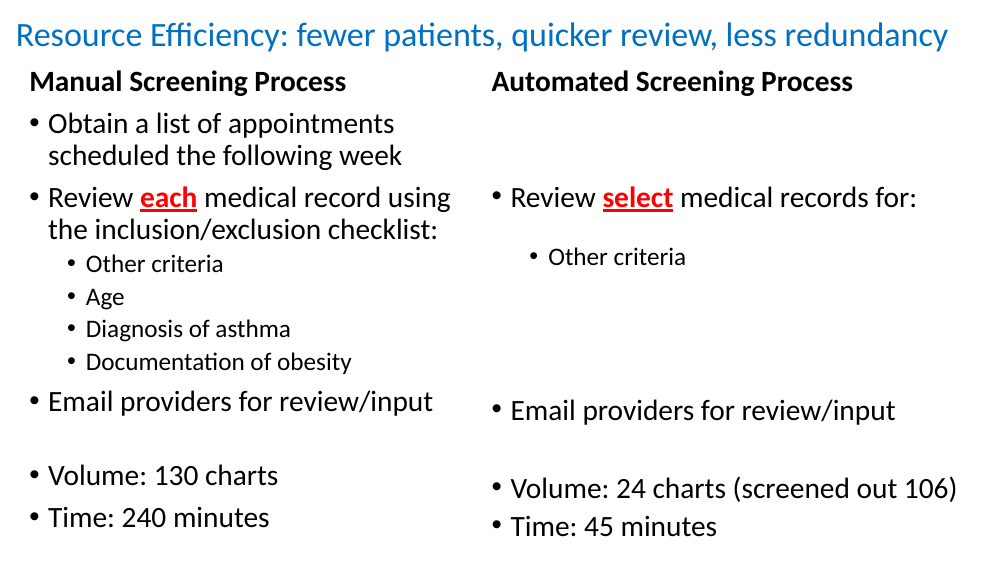
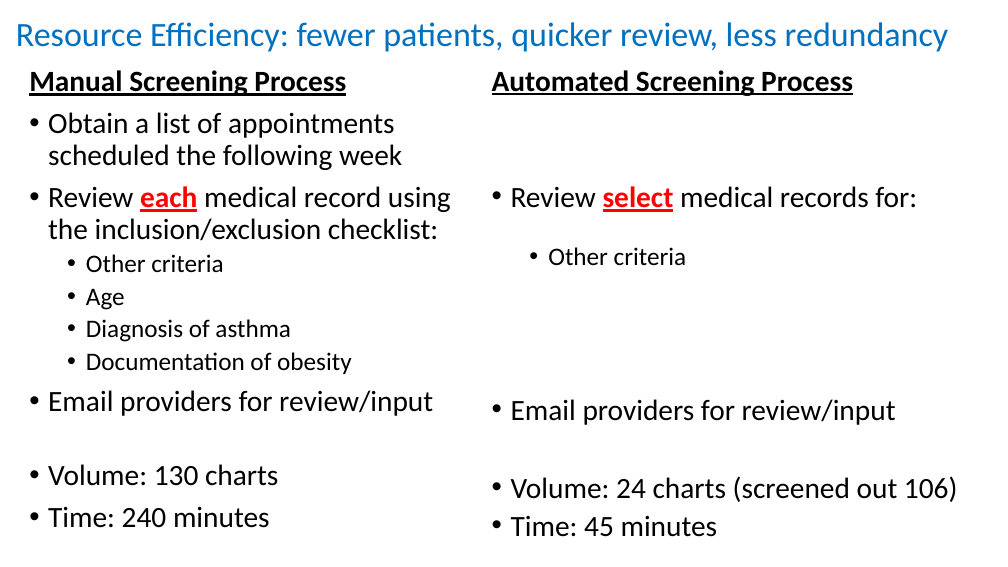
Before and after one commit to OuhscBbmc/prairie-outpost-public, a slide deck: slide 16 of publications/presentation-2019-06-idea/ispctn-regional-conference-2019-06.pptx. Drawn at 1008x567 pixels with LibreOffice and Linux fonts; fonts in the diff are those of the drawing. Boxes give left, top, right and bottom in pixels: in the first picture for what was removed or moved away, otherwise in the second. Text is boxed around its words. In the diff, an @@ line names an element or a change of style, - is before the commit and + after.

```diff
--- a/publications/presentation-2019-06-idea/ispctn-regional-conference-2019-06.pptx
+++ b/publications/presentation-2019-06-idea/ispctn-regional-conference-2019-06.pptx
@@ text at <box>29,70,346,96</box>: underline on in "Manual Screening Process" @@
@@ text at <box>492,70,853,96</box>: underline on in "Automated Screening Process" @@
```
Also in this commit, not shown: 7 other slides changed, 1 slide added, 1 slide removed.
